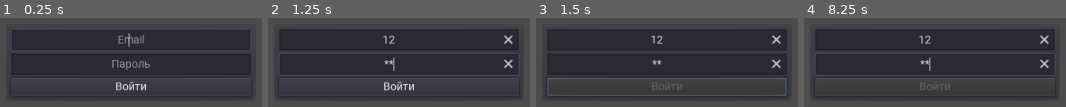
Above: before the commit, frames 1-4 (left to right).
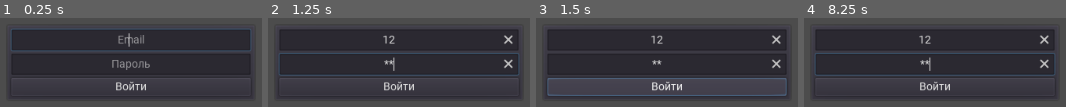
Above: after the commit, the same moments.

Repository: FoboCasteR/The-Tale-Client
Game: Godot game, scene res://main.tscn
Same seed, same stepped clock (60 frames per second), same inputs: the game is played once before the commit and once after it.
Inputs (mouse positions are in pixels of both pictures, inside the frame that each line leads up to):
- Up to frame 1 (0.25 s): no input
- Up to frame 2 (1.25 s): click (399, 40) at 0.52 s; type "12" at 0.6 s; click (399, 64) at 0.75 s; type "12" at 0.83 s
- Up to frame 3 (1.5 s): click "Войти" at 1.25 s
- Up to frame 4 (8.25 s): click (935, 86) at 2 s, where only the run after the commit has a clickable "Войти"; click (935, 86) at 2.75 s, where only the run after the commit has a clickable "Войти"; tap Enter at 3.5, 5, 6.5 s; move the mouse to (outside the picture) at 3.52 s; click (outside the picture) at 3.67 s; tap Space at 4.25, 5.75, 7.25 s; move the mouse to (outside the picture) at 4.27 s; click (outside the picture) at 4.42 s; move the mouse to (outside the picture) at 5.02 s; click (outside the picture) at 5.17 s; move the mouse to (outside the picture) at 5.77 s; click (outside the picture) at 5.92 s; move the mouse to (outside the picture) at 6.52 s; click (outside the picture) at 6.67 s; move the mouse to (outside the picture) at 7.27 s; click (outside the picture) at 7.42 s; move the mouse to (974, 63) at 8.02 s; click (974, 63) at 8.17 s

Frames 1-2 are identical in both runs. In frame 3, 0.7% of the frame differs, in the area x 44-56%, y 70-83%; in frame 4, 0.6%.
Error before the commit: Invalid get index 'csrftoken' (on base: 'Dictionary'). (res://lib/http_cookies_storage.gd:14)
Error after the commit: Invalid get index 'sessionid' (on base: 'Dictionary'). (res://lib/http_cookies_storage.gd:14)

Commit message:
Generate csrf token on client side

Diff:
--- /dev/null
+++ b/lib/csrf_token_generator.gd
@@ -0,0 +1,15 @@
+class_name CSRFTokenGenerator
+
+const SIZE = 32
+
+var value: String
+var _crypto := Crypto.new()
+
+
+func _init():
+	next()
+
+
+func next():
+	value = _crypto.generate_random_bytes(SIZE).hex_encode()
+	return value
--- a/lib/the_tale_api.gd
+++ b/lib/the_tale_api.gd
@@ -12,6 +12,7 @@
 
 var http_client := HTTPClient.new()
 var cookies_storage := HTTPCookiesStorage.new()
+var csrf_token_gen := CSRFTokenGenerator.new()
 
 
 func _init():
@@ -66,11 +67,15 @@
 		cookies_storage.set_cookie(value)
 
 
-func _set_cookie_list(headers: Array) -> Array:
+func _add_cookie_to_headers(headers: Array, csrf_token: String = "") -> Array:
 	var cookie_list := PoolStringArray()
+	var session_cookie := cookies_storage.get_cookie("sessionid")
 
-	for cookie in cookies_storage.get_cookies():
-		cookie_list.append(cookie.name + "=" + cookie.value)
+	if session_cookie:
+		cookie_list.append(session_cookie.name + "=" + session_cookie.value)
+
+	if csrf_token:
+		cookie_list.append("csrftoken=%s" % csrf_token)
 
 	if cookie_list.empty():
 		return headers
@@ -81,7 +86,7 @@
 
 
 func _make_get_request(url: String, query := {}, custom_headers := []):
-	var headers = _set_cookie_list(DEFAULT_HEADERS)
+	var headers = _add_cookie_to_headers(DEFAULT_HEADERS)
 
 	headers.append_array(custom_headers)
 
@@ -95,14 +100,15 @@
 
 func _make_post_request(url: String, query := {}, custom_headers := [], payload := {}):
 	var urlencoded_payload := _query_string_from_dict(payload)
-	var headers := _set_cookie_list(DEFAULT_HEADERS)
+	var csrf_token = csrf_token_gen.next()
+	var headers := _add_cookie_to_headers(DEFAULT_HEADERS, csrf_token)
 
 	headers.append_array(custom_headers)
 	if not payload.empty():
 		headers.append_array(
 			["Content-Type: application/x-www-form-urlencoded", "Content-Length: %s" % urlencoded_payload.length()]
 		)
-	headers.append("X-CSRFToken: %s" % cookies_storage.get_cookie("csrftoken").value)
+	headers.append("X-CSRFToken: %s" % csrf_token)
 
 	var http_request = _build_http_request()
 	http_request.request(_build_url(url, query), headers, true, HTTPClient.METHOD_POST, urlencoded_payload)
--- a/project.godot
+++ b/project.godot
@@ -18,6 +18,11 @@
 "class": "Bag",
 "language": "GDScript",
 "path": "res://state/bag.gd"
+}, {
+"base": "Reference",
+"class": "CSRFTokenGenerator",
+"language": "GDScript",
+"path": "res://lib/csrf_token_generator.gd"
 }, {
 "base": "Reference",
 "class": "Companion",
@@ -77,6 +82,7 @@
 _global_script_class_icons={
 "Artifact": "",
 "Bag": "",
+"CSRFTokenGenerator": "",
 "Companion": "",
 "HTTPCookie": "",
 "HTTPCookieParser": "",
